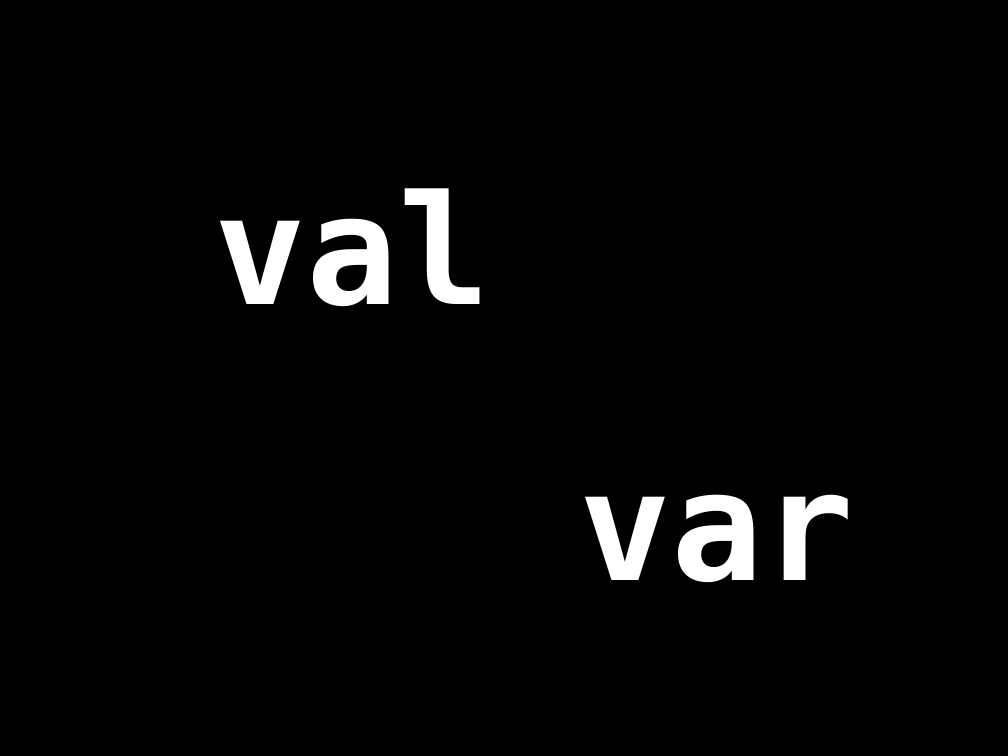
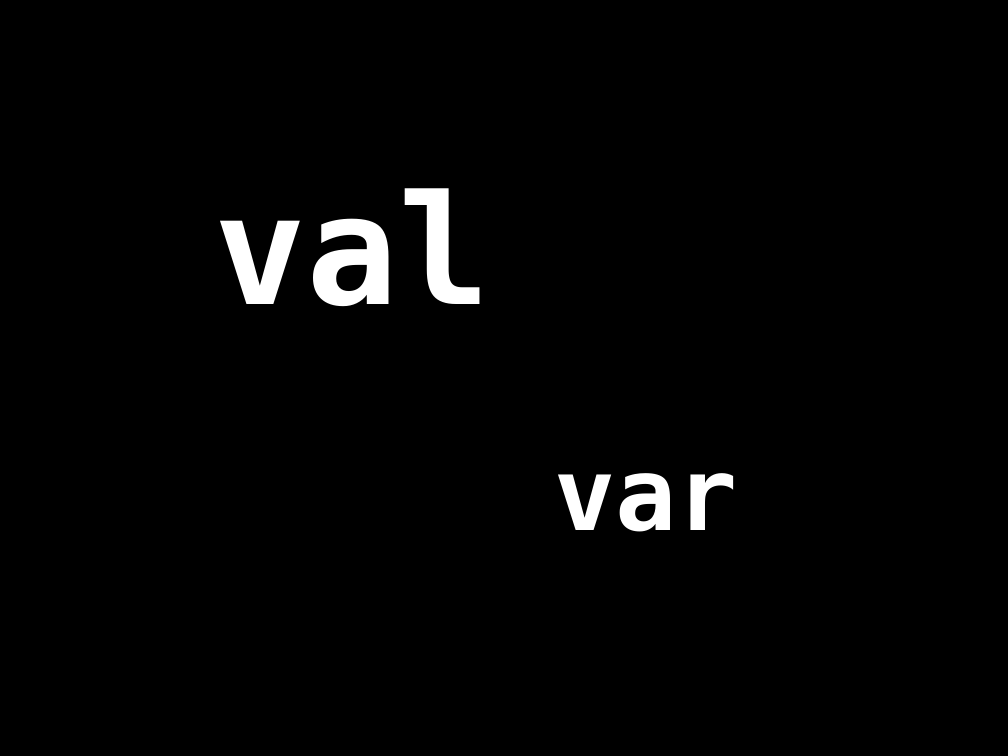
Before and after one commit to rawyler/taxactors, a slide deck: slide 5 of doc/presentation/scala_session.odp (slide 4 before the commit). Drawn at 1008x756 pixels with LibreOffice and Linux fonts; fonts in the diff are those of the drawing. Boxes give left, top, right and bottom in pixels: in the first picture for what was removed or moved away, otherwise in the second. Text is boxed around its words. In the diff, an @@ line names an element or a change of style, - is before the commit and + after.

Commit message:
updated presentation

```diff
--- a/doc/presentation/scala_session.odp
+++ b/doc/presentation/scala_session.odp
@@ text "var": place and size @@
-text "var" at [579,494,854,582]
+text "var" at [554,473,738,532]
@@ text "var" at [554,473,738,532]: size 120 to 80 pt @@
```
Also in this commit, not shown: 2 other slides changed, 5 slides added, 2 slides removed.
